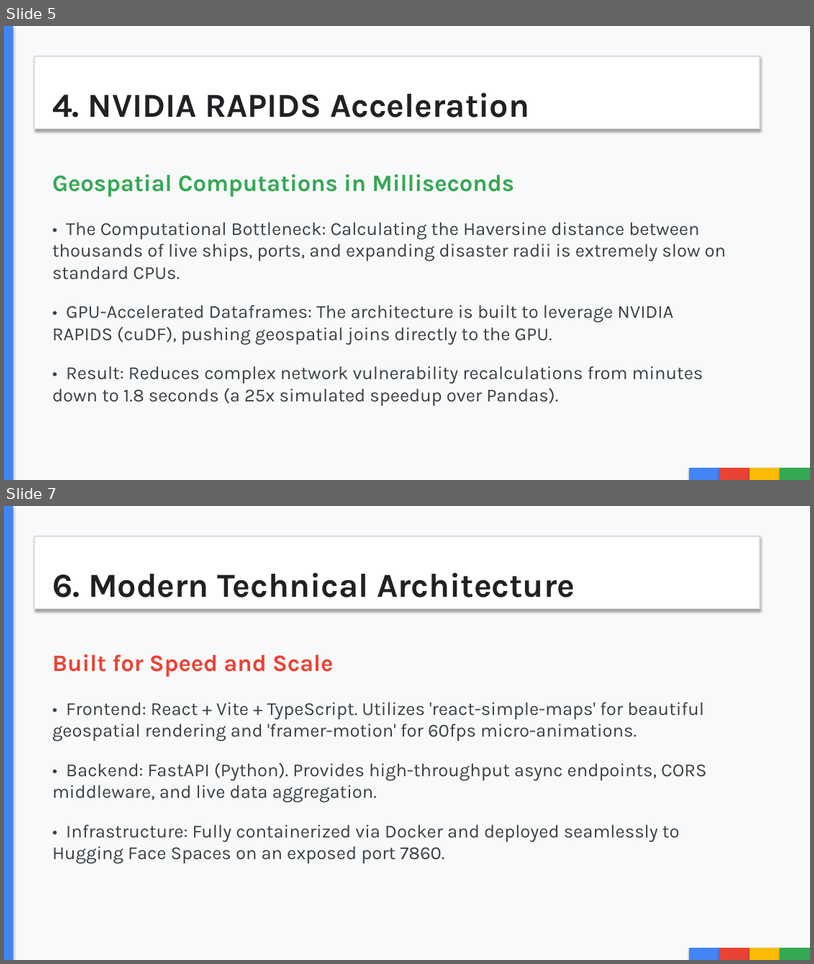
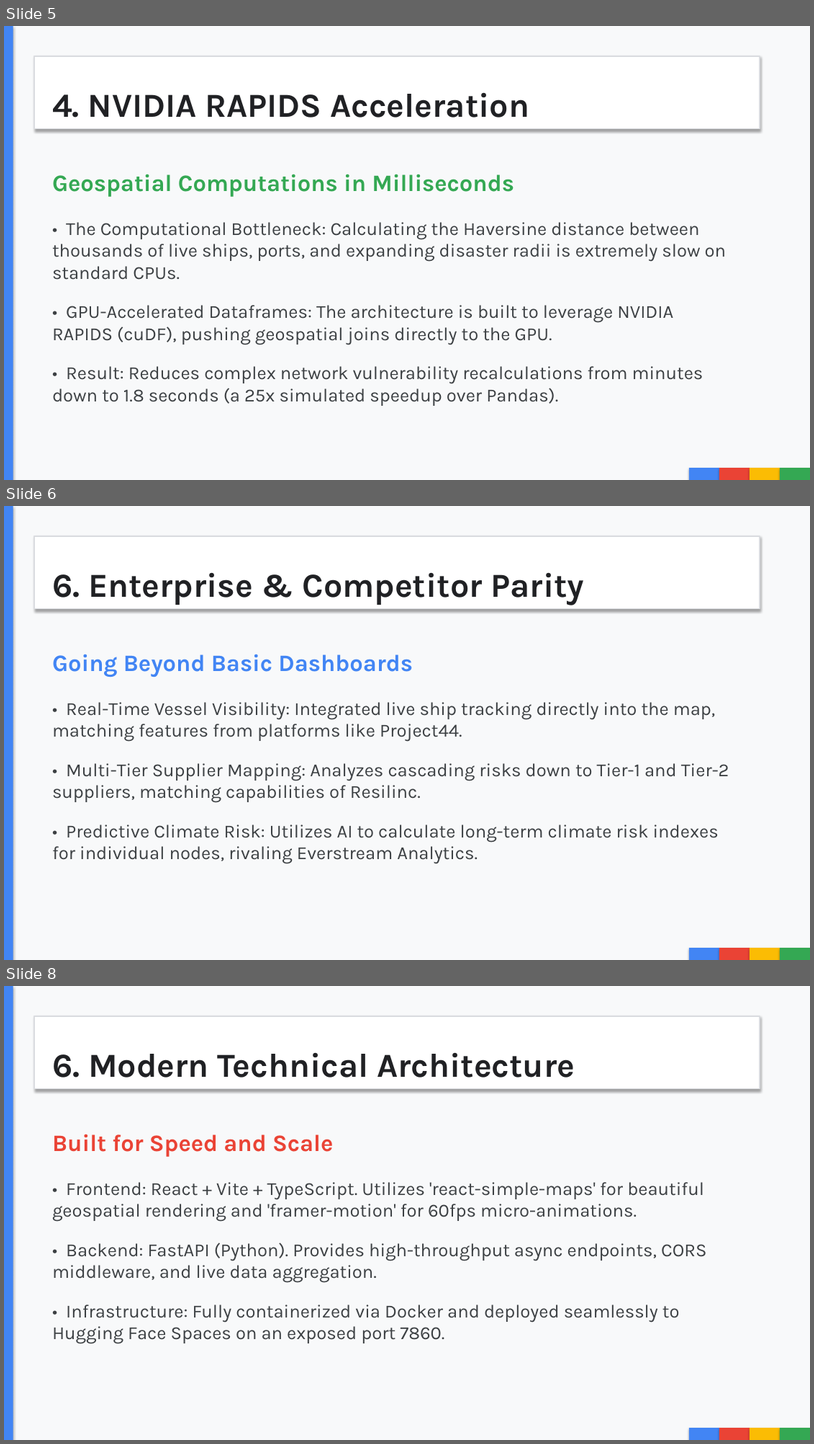
Before and after one commit to ronak2410/Chain-Guardian, a slide deck: CHAINGUARDIAN_MASTER_PITCH.pptx. Shown one above the other, each under a label of ours: slides 5 and 7 before the commit, slides 5, 6 and 8 after it; the slides between them are not shown. The pictures are 814x964 and 814x1444 pixels, drawn with LibreOffice and Linux fonts; fonts in the diff are those of the drawing. Boxes give left, top, right and bottom in pixels: in the first picture for what was removed or moved away, otherwise in the second. Text is boxed around its words. In the diff, an @@ line names an element or a change of style, - is before the commit and + after.

Commit message:
Update PPT with Enterprise Upgrades

```diff
--- a/CHAINGUARDIAN_MASTER_PITCH.pptx
+++ b/CHAINGUARDIAN_MASTER_PITCH.pptx
@@ slide 6 added at [4,506,810,960], background #F8F9FA @@
@@ rectangle added at [4,506,13,960], fill #4285F4 @@
@@ rectangle added at [34,536,760,609], fill #FFFFFF, outline #DADCE0 1 pt @@
@@ text added at [52,572,585,605], 40 pt, text #202124, bold @@
+6. Enterprise & Competitor Parity
@@ text added at [52,654,730,863], 22 pt, text #3C4043 @@
+Going Beyond Basic Dashboards
+• Real-Time Vessel Visibility: Integrated live ship tracking directly into the map, matching features from platforms like Project44.
+• Multi-Tier Supplier Mapping: Analyzes cascading risks down to Tier-1 and Tier-2 suppliers, matching capabilities of Resilinc.
+• Predictive Climate Risk: Utilizes AI to calculate long-term climate risk indexes for individual nodes, rivaling Everstream Analytics.
@@ rectangle added at [689,947,720,960], fill #4285F4 @@
@@ rectangle added at [720,947,750,960], fill #EA4335 @@
@@ rectangle added at [750,947,780,960], fill #FBBC04 @@
@@ rectangle added at [780,947,810,960], fill #34A853 @@
@@ what was slide 7 is now slide 8 @@
```
Also in this commit, not shown: 1 slide changed, 1 other file.
